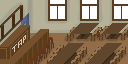
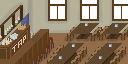
Layer changes from the first 128 x 64 image to the second:
added layer "Capa 13" above "Capa 7" over box(0, 17, 118, 59)
